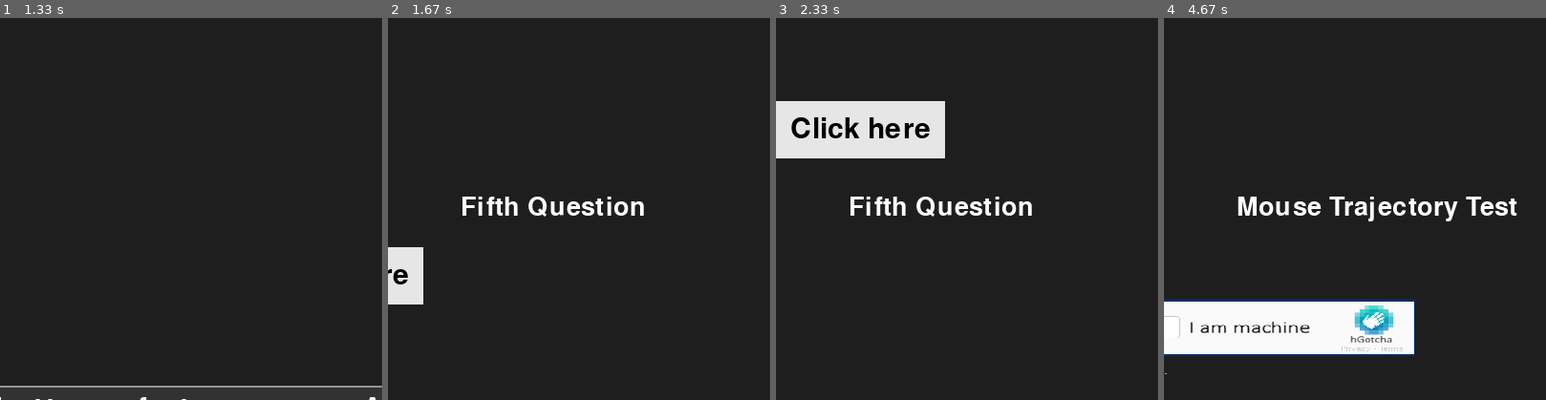
Above: before the commit, frames 1-4 (left to right).
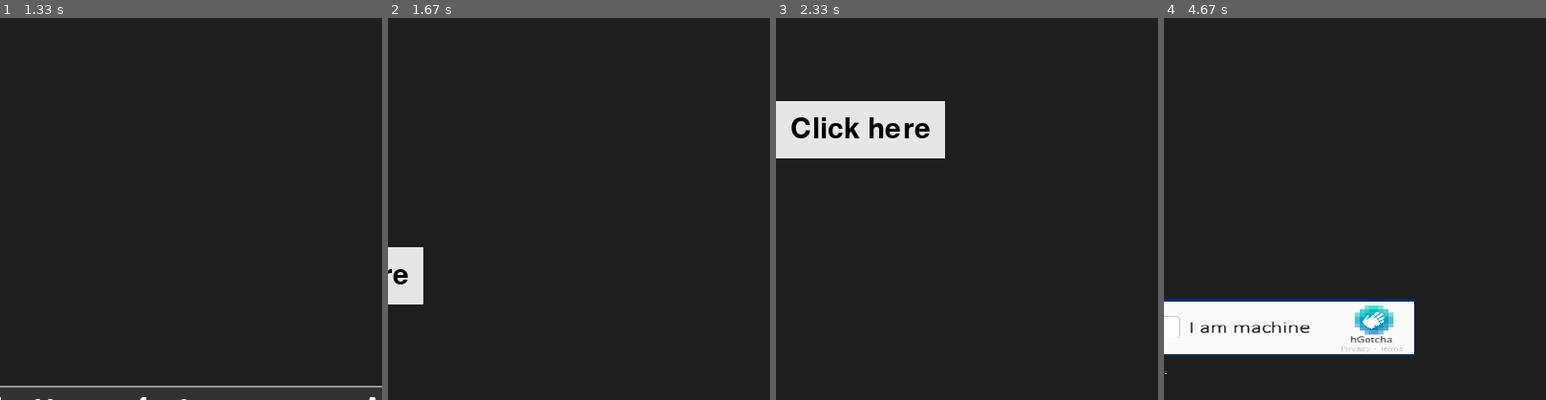
Above: after the commit, the same moments.

Repository: RachelBlack003/Drury-Hackathon-2026
Game: pygame game, started from reverse_turing/main.py
Same seed, same stepped clock (60 frames per second), same inputs: the game is played once before the commit and once after it.
Inputs (mouse positions are % of the whole screen's width and height, from its top left):
- Up to frame 1 (1.33 s): click "Start" at 0.38 s; click (60, 72) at 0.72 s; click (19, 74) at 1.05 s
- Up to frame 2 (1.67 s): click (62, 59) at 1.38 s
- Up to frame 3 (2.33 s): click (14, 47) at 1.72 s; click "Click here" at 2.05 s
- Up to frame 4 (4.67 s): click (36, 29) at 2.38 s; click "Click here" at 2.72 s; click "Click here" at 3.05 s; click "Click here" at 3.38 s; click (85, 70) at 3.72 s; click (72, 26) at 4.05 s; click (22, 61) at 4.38 s
The pictures show only the part of the screen within x 22-72%, y 14-64%; the shares and areas given below are measured in that part.

Frame 1 is identical in both runs. In frame 2, 1.1% of the frame differs, in the area x 19-67%, y 46-52%; in frame 3, 1.1%; in frame 4, 1.7%, in the area x 19-93%, y 46-54%.

Commit message:
Removed headings on each question; added a bit of flavor to some of the dialogue

Diff:
--- a/reverse_turing/dialog/impossible_captcha/introduction.txt
+++ b/reverse_turing/dialog/impossible_captcha/introduction.txt
@@ -1 +1 @@
-In the following ReCAPTCHA, select all squares that contain the essence of sadness.
+In the following ReCAPTCHA, select all squares that contain the essence of sadness. "What does that mean," you ask? Figure it out.
--- a/reverse_turing/questions/impossible_captcha.py
+++ b/reverse_turing/questions/impossible_captcha.py
@@ -87,6 +87,15 @@
             bg_color= (230,230,230)
         )
 
+        self.captcha_buttons = [
+            self.captcha_one,
+            self.captcha_two,
+            self.captcha_three,
+            self.captcha_four,
+            self.captcha_five,
+            self.captcha_six
+        ]
+
     def handle_event(self, event):
         if event.type == pygame.MOUSEBUTTONDOWN and self.Text_handler.is_active():
             if self.Text_handler.is_active():
@@ -97,21 +106,21 @@
                     self.done = True
                     self.is_done()
 
-        elif event.type == pygame.MOUSEBUTTONDOWN and not self.soft_done:
-            if self.captcha_one.is_selected(event.pos):
-                self.lose()
-            if self.captcha_two.is_selected(event.pos):
-                self.lose()
-            if self.captcha_three.is_selected(event.pos):
-                self.lose()
-            if self.captcha_four.is_selected(event.pos):
-                self.lose()
-            if self.captcha_five.is_selected(event.pos):
-                self.lose()
-            if self.captcha_six.is_selected(event.pos):
-                self.lose()
-            if self.Pass.is_selected(event.pos):
-                self.win()
+        #elif event.type == pygame.MOUSEBUTTONDOWN and not self.soft_done:
+        #    if self.captcha_one.is_selected(event.pos):
+        #        self.lose()
+        #    if self.captcha_two.is_selected(event.pos):
+        #        self.lose()
+        #    if self.captcha_three.is_selected(event.pos):
+        #        self.lose()
+        #    if self.captcha_four.is_selected(event.pos):
+        #        self.lose()
+        #    if self.captcha_five.is_selected(event.pos):
+        #        self.lose()
+        #    if self.captcha_six.is_selected(event.pos):
+        #        self.lose()
+        #    if self.Pass.is_selected(event.pos):
+        #        self.win()
 
 
     def win(self):
@@ -133,8 +142,6 @@
         if self.Text_handler.is_active():
             self.Textbox.render()
         else:
-            text = self.font.render("Impossible Captcha", True, (255,255,255))
-            screen.blit(text, (250, 300))
             self.captcha_one.render()
             self.captcha_two.render()
             self.captcha_three.render()
--- a/reverse_turing/questions/mouse_trajectory.py
+++ b/reverse_turing/questions/mouse_trajectory.py
@@ -143,7 +143,6 @@
             self.Textbox.render()
             return
 
-        self._render_title(screen)
         pygame.draw.rect(screen, (200, 50, 50), self.rect)
         self.trajectory_image.render()
 
--- a/reverse_turing/questions/reaction.py
+++ b/reverse_turing/questions/reaction.py
@@ -87,7 +87,6 @@
         if self.Text_handler.is_active():
             self.Textbox.render()
         else:
-            self._render_title(screen)
             self.button.render()
 
     def _render_title(self, screen):
